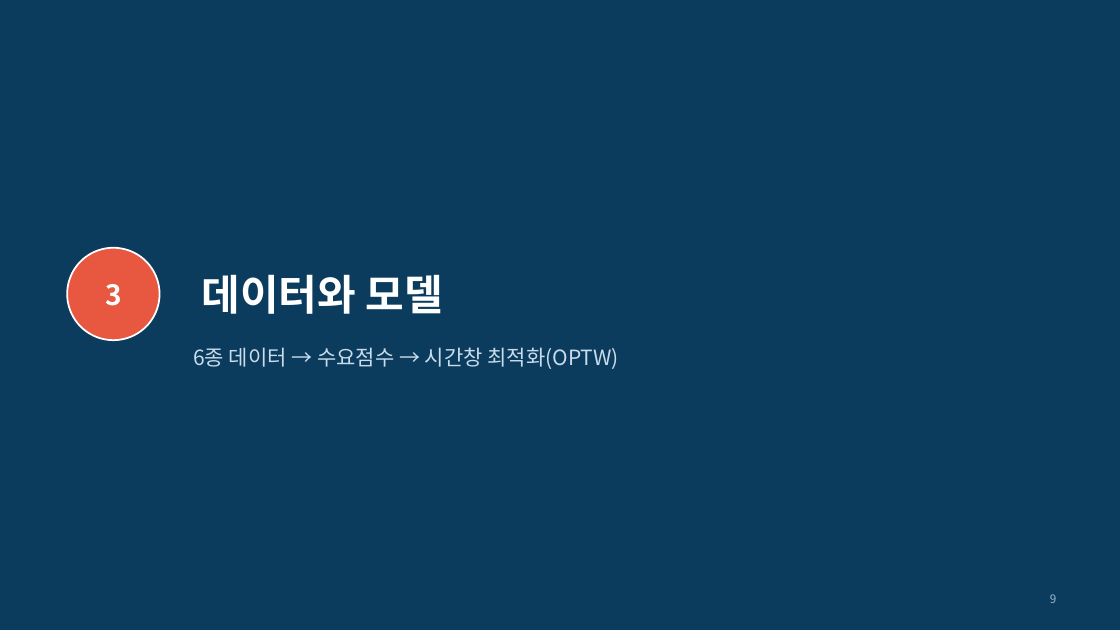
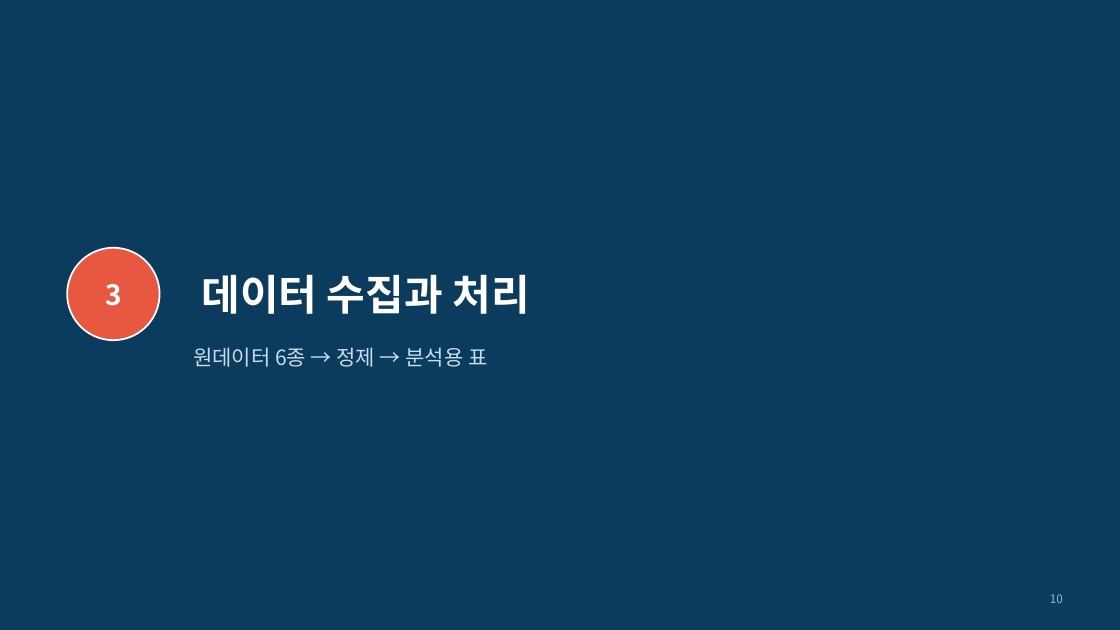
Before and after one commit to ddayoung03/busan-cruise-unpassing, a slide deck: slide 10 of 05_문서/3주차_발표자료.pptx (slide 9 before the commit). Drawn at 1120x630 pixels with LibreOffice and Linux fonts; fonts in the diff are those of the drawing. Boxes give left, top, right and bottom in pixels: in the first picture for what was removed or moved away, otherwise in the second. Text is boxed around its words. In the diff, an @@ line names an element or a change of style, - is before the commit and + after.

```diff
--- a/05_문서/3주차_발표자료.pptx
+++ b/05_문서/3주차_발표자료.pptx
@@ title at [201,274,529,314]: text changed @@
-데이터와 모델
+데이터 수집과 처리
@@ text at [193,347,487,367]: text changed @@
-6종 데이터 → 수요점수 → 시간창 최적화(OPTW)
+원데이터 6종 → 정제 → 분석용 표
@@ page number at [1050,594,1063,603]: text changed @@
-9
+10
```
Also in this commit, not shown: 7 other slides changed, 9 slides added, 3 other files.
